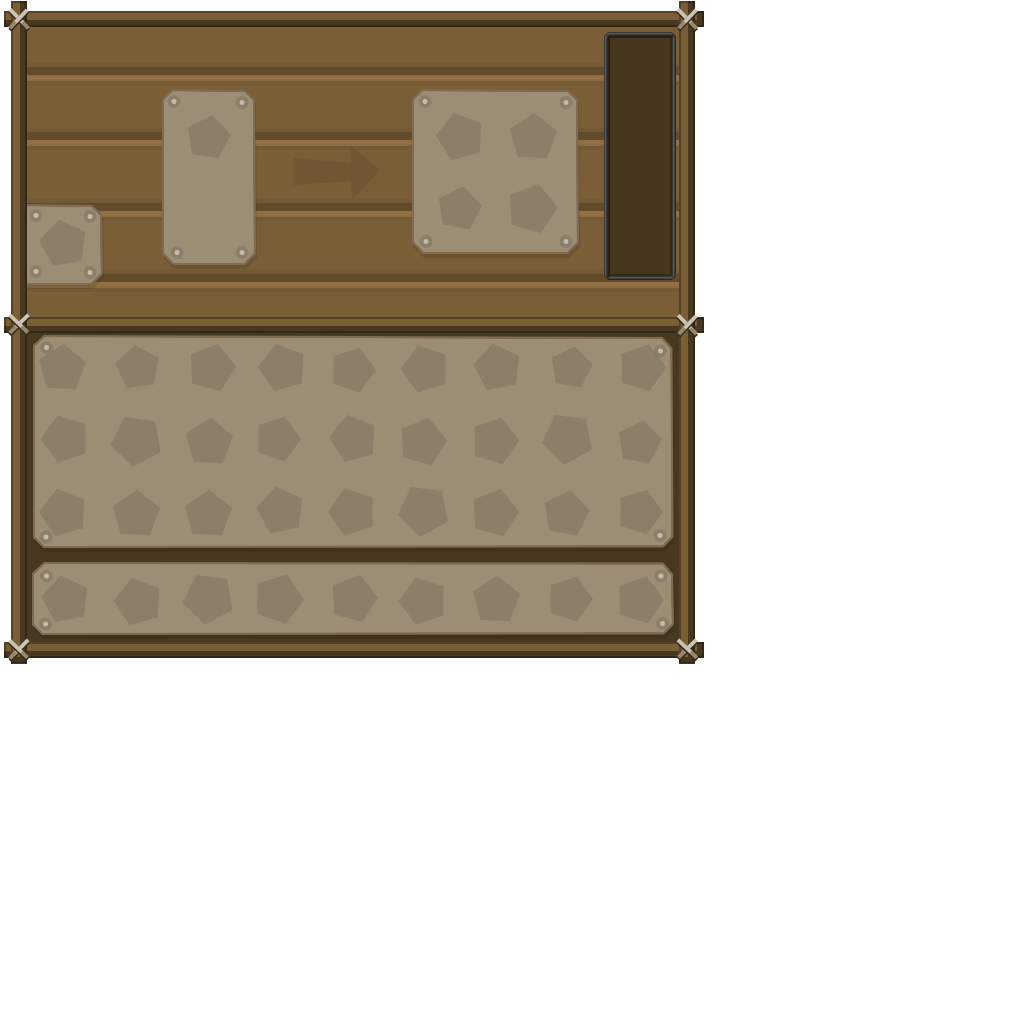
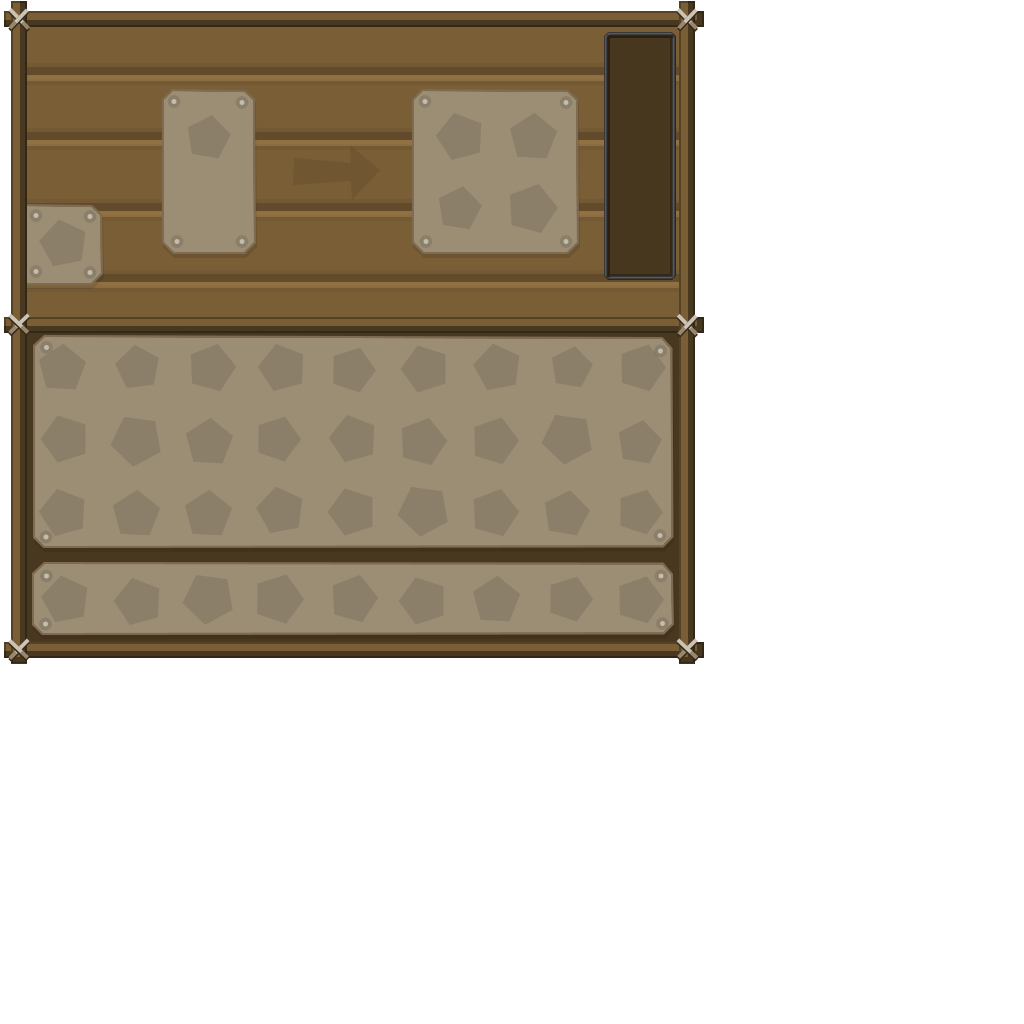
Before/after of a 1024px x 1024px layered artwork. What changed in the layer stack:
painted on "elipsis" over [174, 239, 245, 255]
painted on "Forme 19" over [162, 137, 256, 265]
